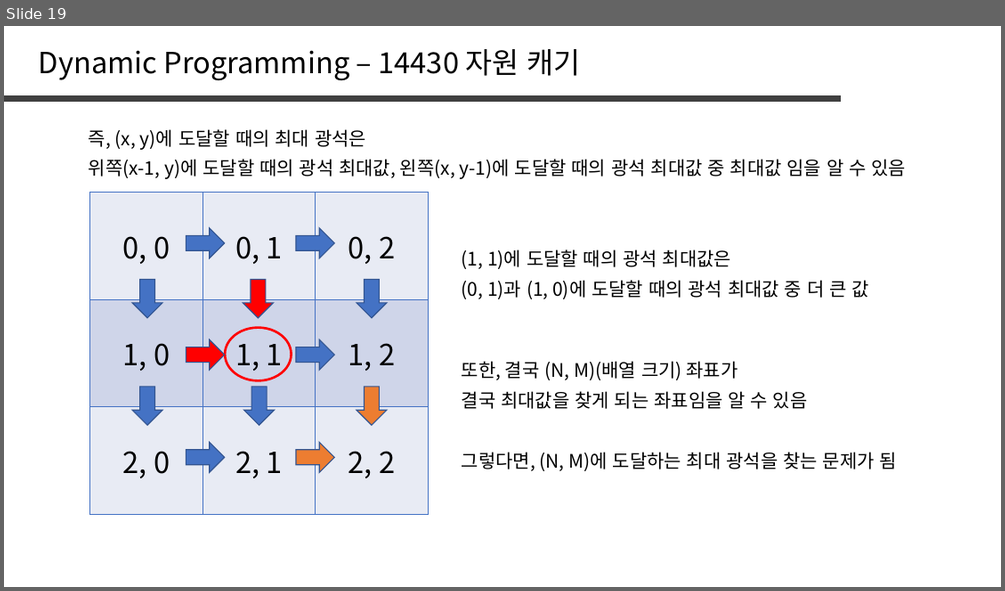
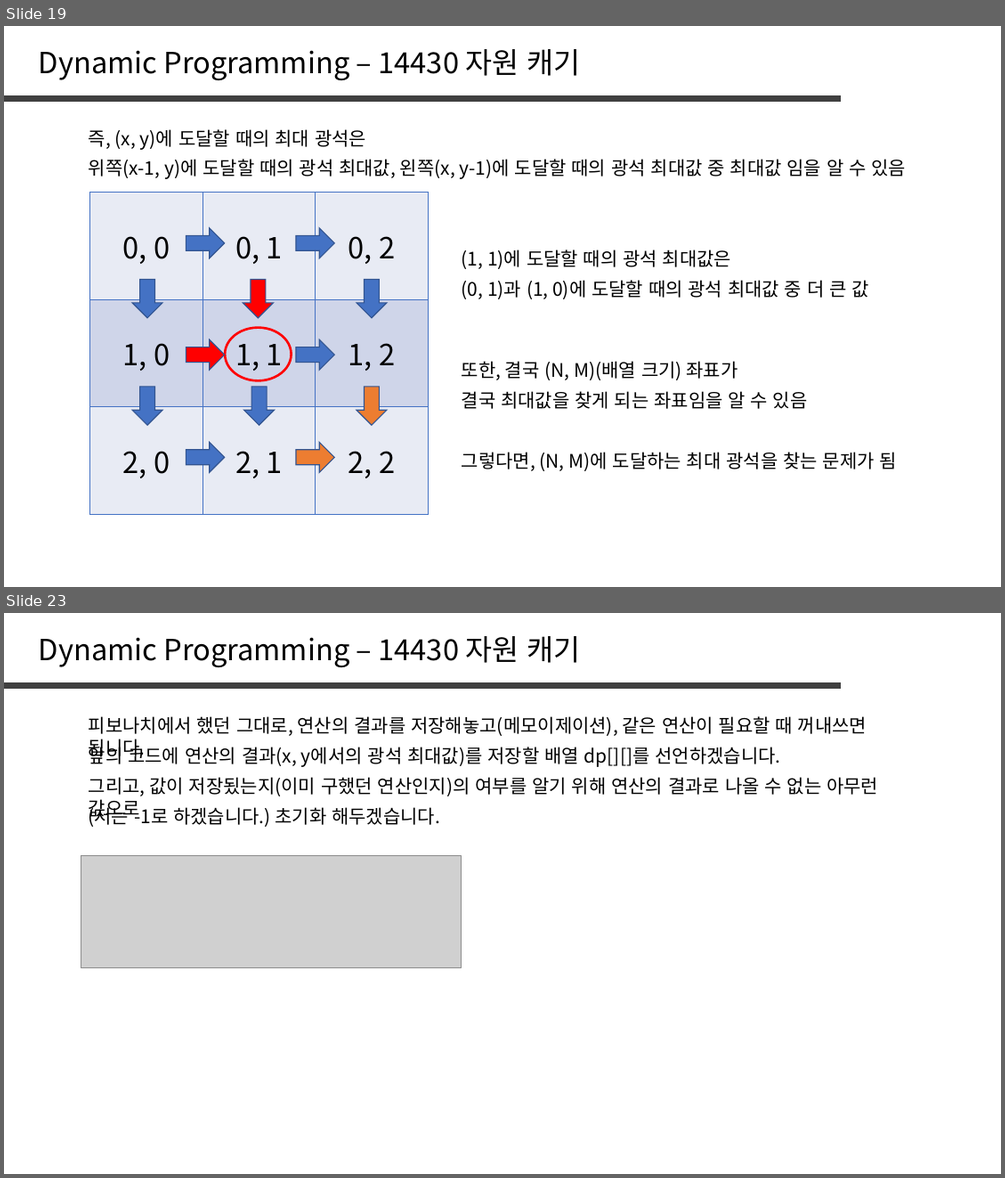
Before and after one commit to jaehoo1/PS-study, a slide deck: study/5_Dynamic Programming.pptx. Shown one above the other, each under a label of ours: slide 19 before the commit, slides 19 and 23 after it; the slides between them are not shown. The pictures are 1005x591 and 1005x1178 pixels, drawn with LibreOffice and Linux fonts; fonts in the diff are those of the drawing; grey boxes stand for pictures. Boxes give left, top, right and bottom in pixels: in the first picture for what was removed or moved away, otherwise in the second. Text is boxed around its words. In the diff, an @@ line names an element or a change of style, - is before the commit and + after.

```diff
--- a/study/5_Dynamic Programming.pptx
+++ b/study/5_Dynamic Programming.pptx
@@ slide 23 added at <box>4,613,1001,1174</box>, background #FFFFFF @@
@@ text added at <box>39,636,581,667</box>, 28 pt, text #000000 @@
+Dynamic Programming – 14430 자원 캐기
@@ line added from (4, 686) to (841, 686), #404040 6 pt @@
@@ text added at <box>89,716,866,736</box>, 18 pt, text #000000 @@
+피보나치에서 했던 그대로, 연산의 결과를 저장해놓고(메모이제이션), 같은 연산이 필요할 때 꺼내쓰면 됩니다.
@@ text added at <box>89,744,780,767</box>, 18 pt, text #000000 @@
+앞의 코드에 연산의 결과(x, y에서의 광석 최대값)를 저장할 배열 dp[][]를 선언하겠습니다.
@@ text added at <box>89,777,878,796</box>, 18 pt, text #000000 @@
+그리고, 값이 저장됬는지(이미 구했던 연산인지)의 여부를 알기 위해 연산의 결과로 나올 수 없는 아무런 값으로
@@ text added at <box>134,804,440,827</box>, 18 pt, text #000000 @@
+(저는 -1로 하겠습니다.) 초기화 해두겠습니다.
@@ picture added at <box>81,856,461,968</box> @@
```
Also in this commit, not shown: 1 slide changed, 4 other slides added.
